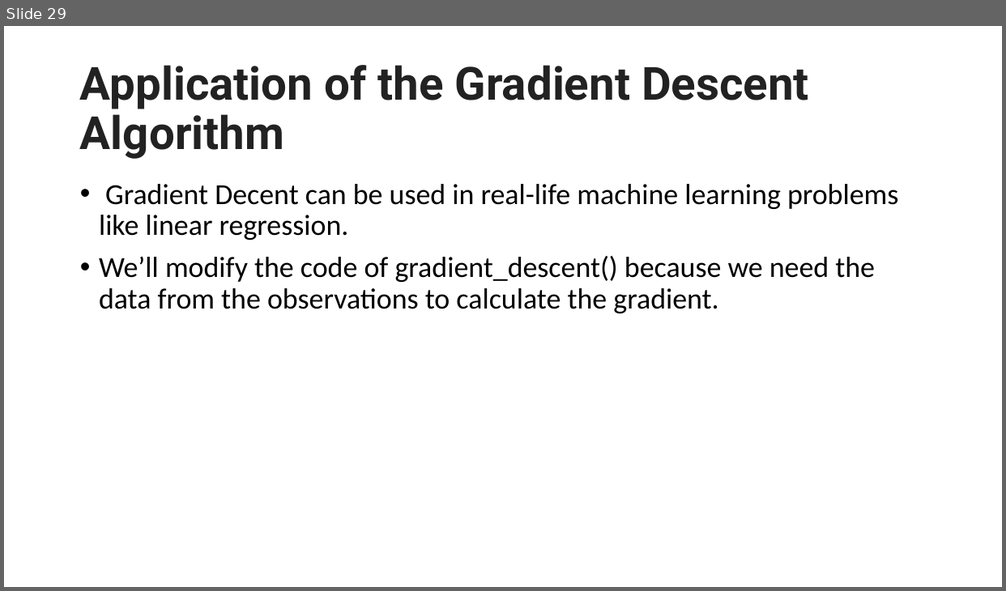
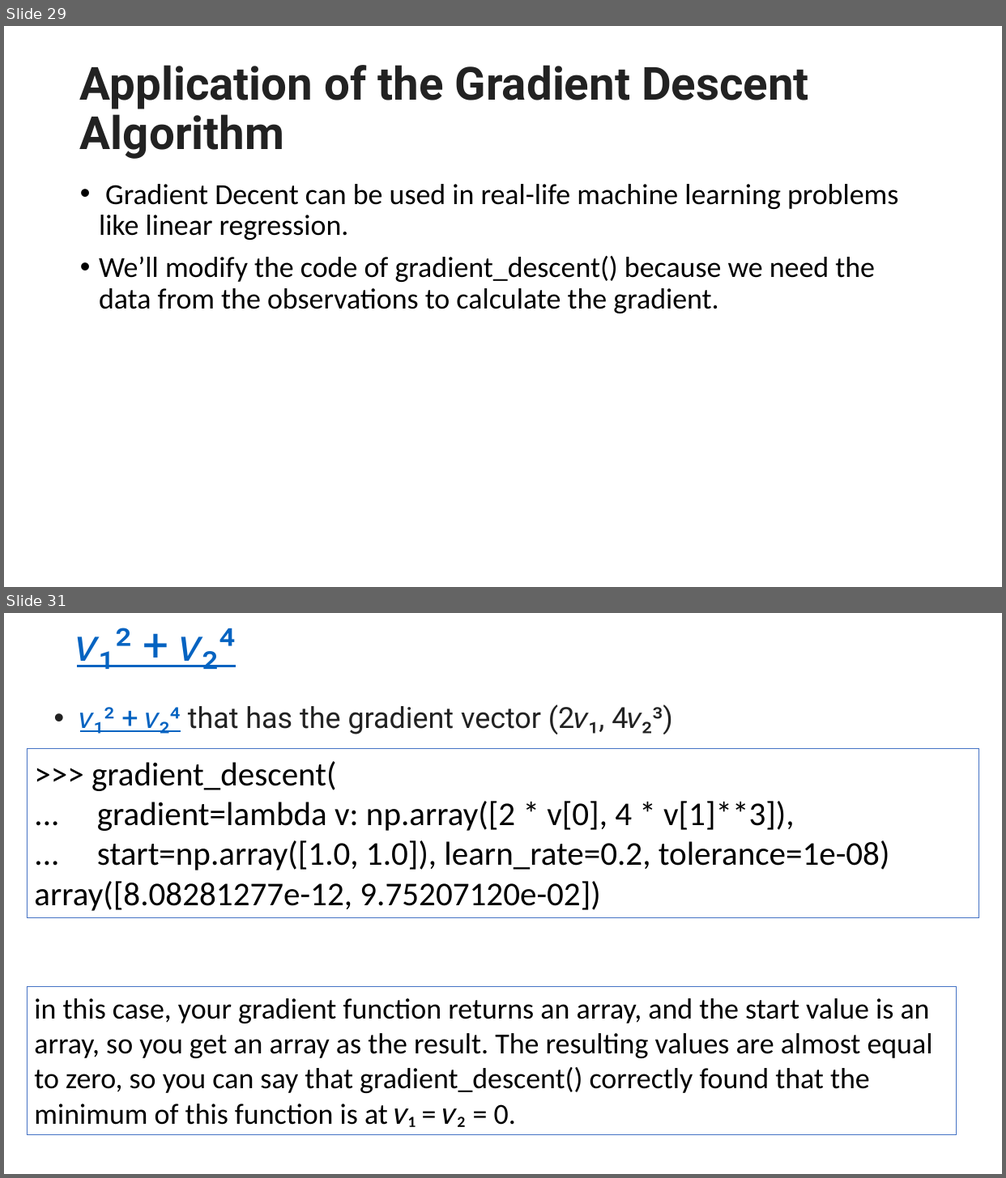
Before and after one commit to motazsaad/Math-Statistics-DataScience, a slide deck: slides/Stochastic Gradient Descent Algorithm.pptx. Shown one above the other, each under a label of ours: slide 29 before the commit, slides 29 and 31 after it; the slides between them are not shown. The pictures are 1006x591 and 1006x1178 pixels, drawn with LibreOffice and Linux fonts; fonts in the diff are those of the drawing. Boxes give left, top, right and bottom in pixels: in the first picture for what was removed or moved away, otherwise in the second. Text is boxed around its words. In the diff, an @@ line names an element or a change of style, - is before the commit and + after.

```diff
--- a/slides/Stochastic Gradient Descent Algorithm.pptx
+++ b/slides/Stochastic Gradient Descent Algorithm.pptx
@@ slide 31 added at box(4, 613, 1002, 1174), background #FFFFFF @@
@@ title added at box(58, 613, 918, 679), 44 pt, text #0563C1, underline @@
+𝑣₁² + 𝑣₂⁴
@@ text added at box(188, 706, 541, 735), 28 pt, text #222222 @@
+• 𝑣₁² + 𝑣₂⁴ that has the gradient vector (2𝑣₁, 4𝑣₂³)
@@ rectangle added at box(27, 749, 979, 918), outline #4472C4 0.75 pt, 32 pt, text #000000 @@
+>>> gradient_descent(
+... gradient=lambda v: np.array([2 * v[0], 4 * v[1]**3]),
+... start=np.array([1.0, 1.0]), learn_rate=0.2, tolerance=1e-08)
+array([8.08281277e-12, 9.75207120e-02])
@@ rectangle added at box(27, 986, 957, 1135), outline #4472C4 0.75 pt, 28 pt, text #000000 @@
+in this case, your gradient function returns an array, and the start value is an array, so you get an array as the result. The resulting values are almost equal to zero, so you can say that gradient_descent() correctly found that the minimum of this function is at 𝑣₁ = 𝑣₂ = 0.
```
Also in this commit, not shown: 1 slide changed, 5 other slides added, 6 slides removed.
